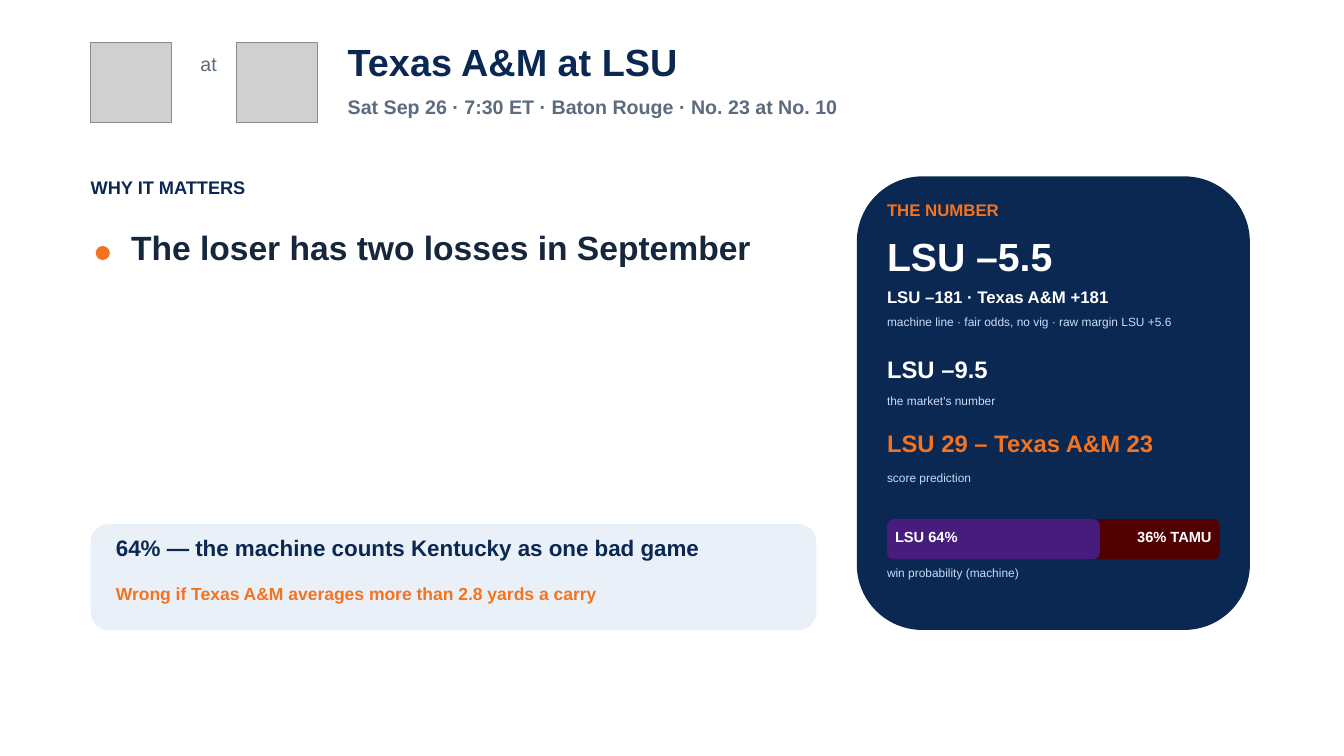
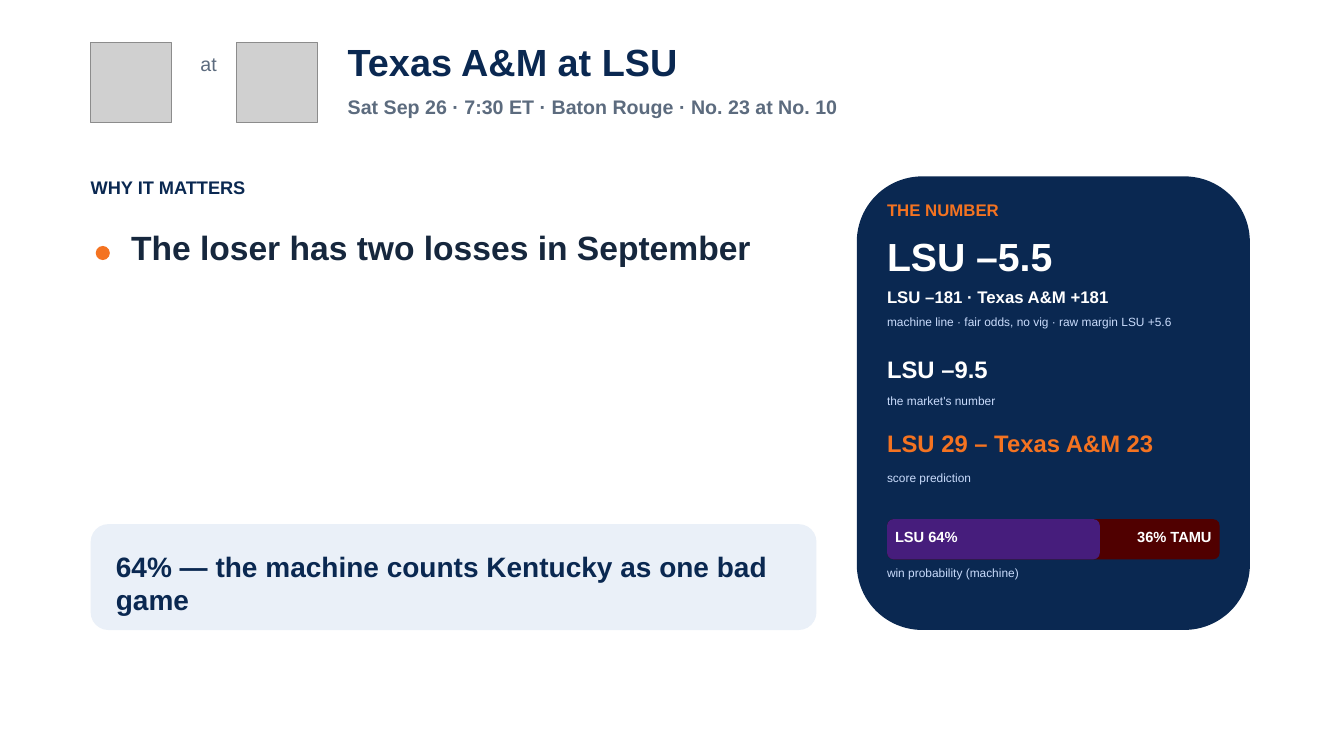
Before and after one commit to lucasalvarezflorida-lab/ncaa-fbs-analytics, a slide deck: slide 18 of decks/2026_Week4_Episode5.pptx. Drawn at 1344x756 pixels with LibreOffice and Linux fonts; fonts in the diff are those of the drawing; grey boxes stand for pictures. Boxes give left, top, right and bottom in pixels: in the first picture for what was removed or moved away, otherwise in the second. Text is boxed around its words. In the diff, an @@ line names an element or a change of style, - is before the commit and + after.

```diff
--- a/decks/2026_Week4_Episode5.pptx
+++ b/decks/2026_Week4_Episode5.pptx
@@ text "64% — the machine counts ...": place and size @@
-text "64% — the machine counts ..." at [116,539,699,561]
+text "64% — the machine counts ..." at [116,556,767,616]
@@ text "64% — the machine counts ..." at [116,556,767,616]: size 16 to 20 pt @@
@@ text removed at [116,587,597,604] @@
-Wrong if Texas A&M averages more than 2.8 yards a carry
```
Also in this commit, not shown: 4 other slides changed, 1 other file.
